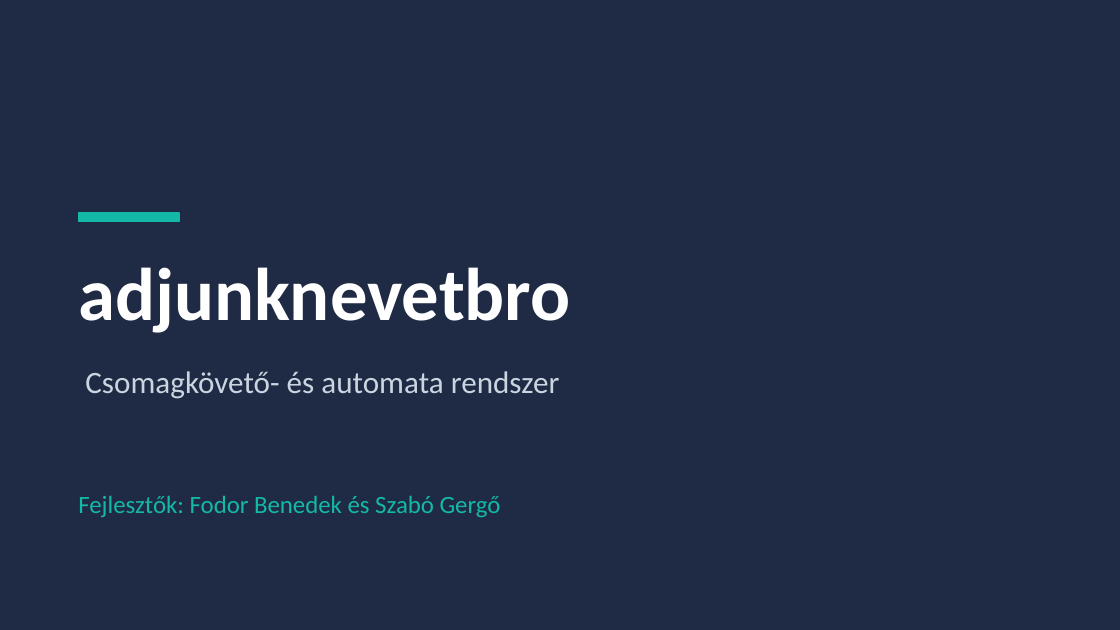
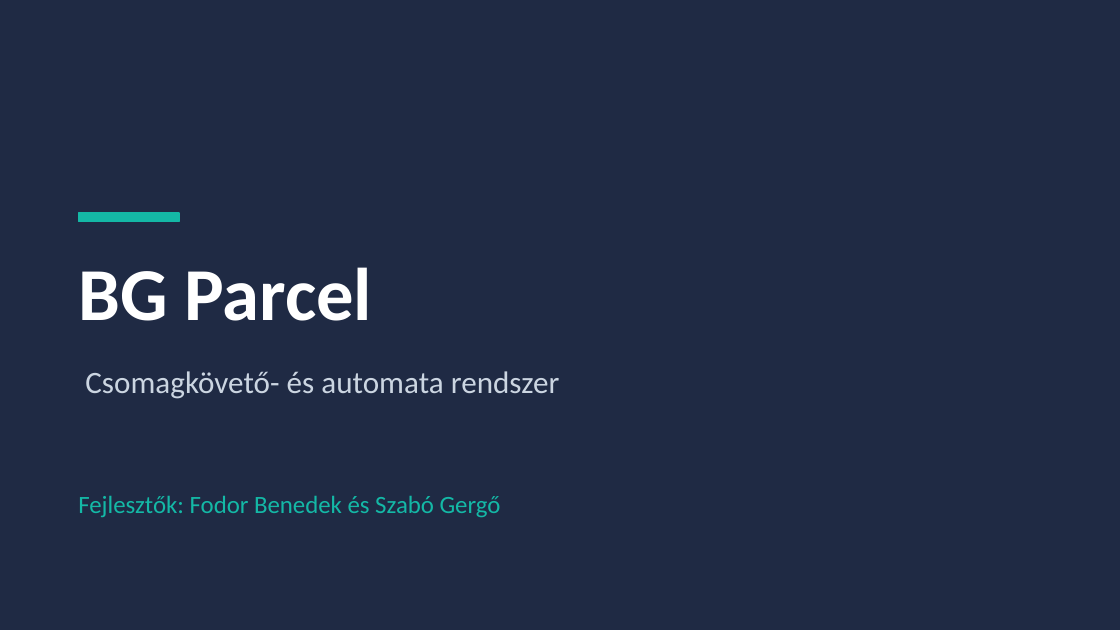
Before and after one commit to szgergo0/Csomagkoveto-es-automata-rendszer, a slide deck: slide 1 of Csomagautomata.pptx. Drawn at 1120x630 pixels with LibreOffice and Linux fonts; fonts in the diff are those of the drawing. Boxes give left, top, right and bottom in pixels: in the first picture for what was removed or moved away, otherwise in the second. Text is boxed around its words. In the diff, an @@ line names an element or a change of style, - is before the commit and + after.

```diff
--- a/Csomagautomata.pptx
+++ b/Csomagautomata.pptx
@@ text at bbox=[78, 267, 373, 321]: text changed @@
-adjunknevetbro
+BG Parcel
```
Also in this commit, not shown: 1 other slide changed, 1 slide added.
